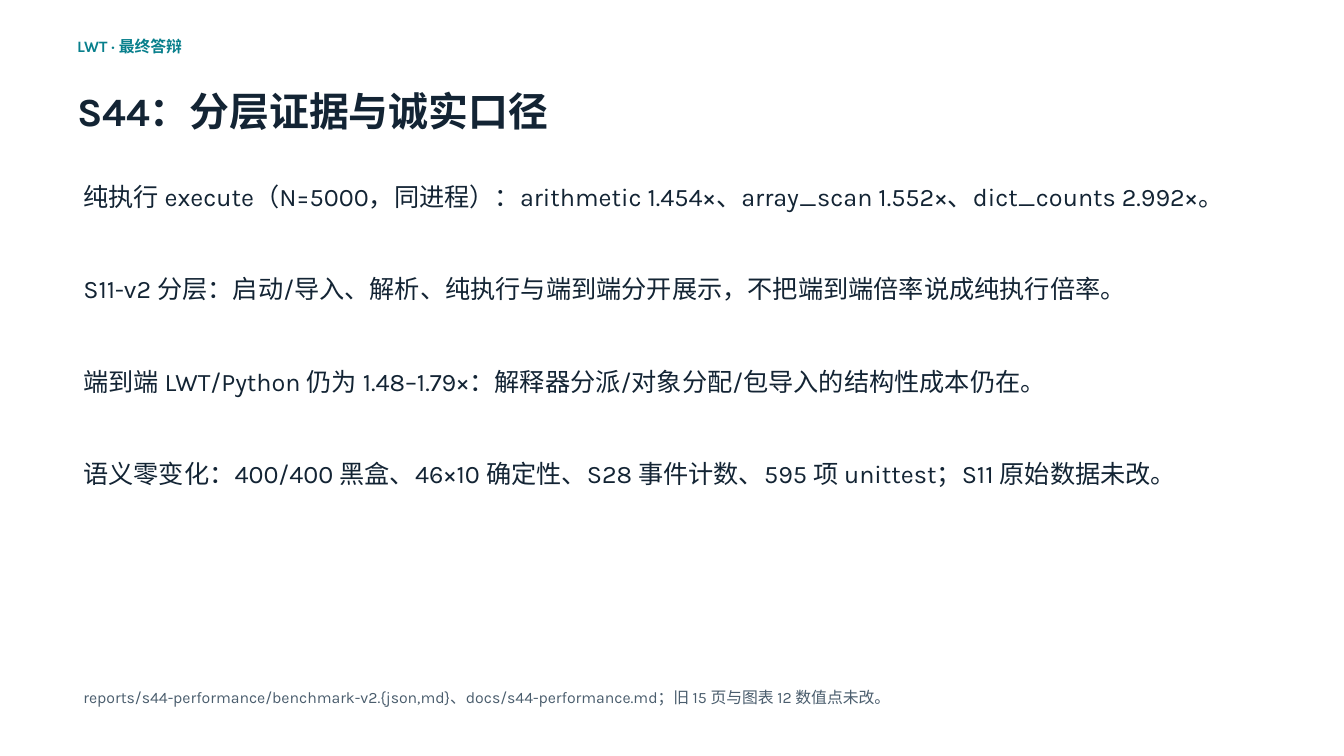
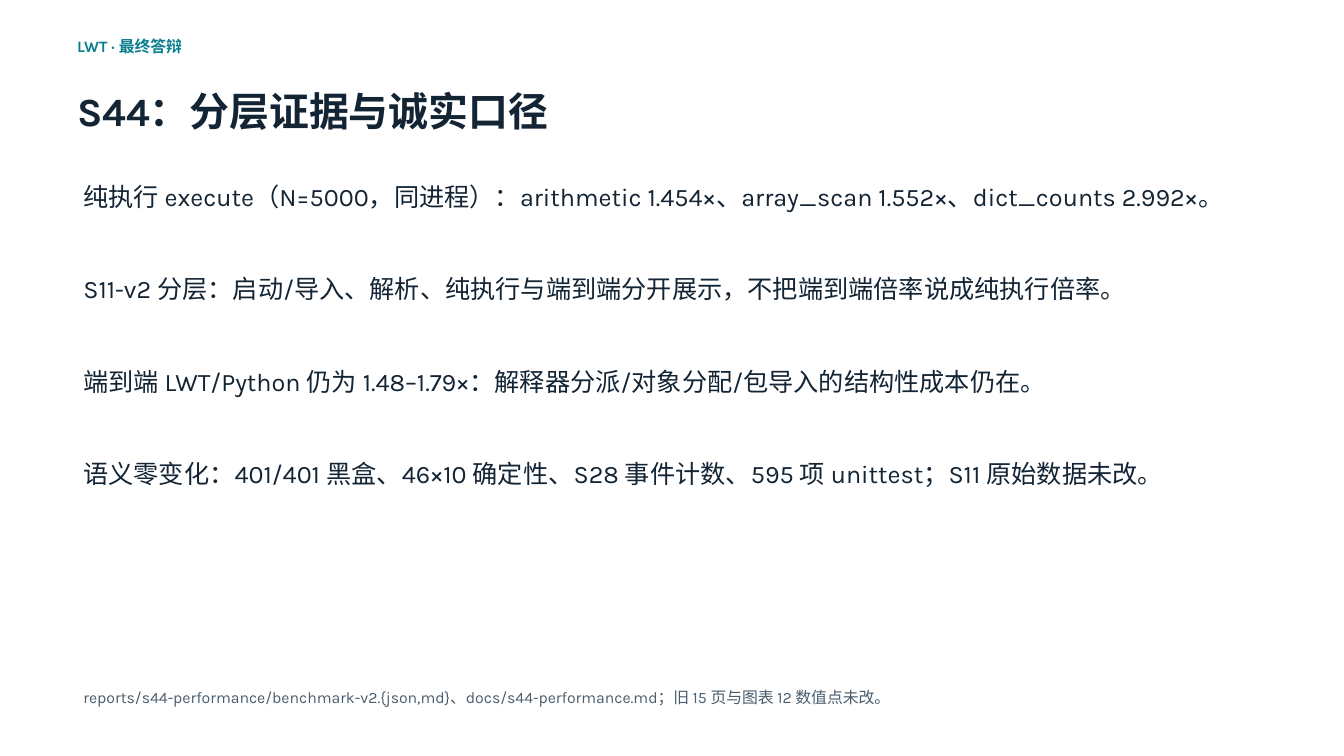
Before and after one commit to 05T1925/Interpreted-general-purpose-scripting-language-LWT, a slide deck: slide 17 of slides/LWT介绍.pptx. Drawn at 1344x756 pixels with LibreOffice and Linux fonts; fonts in the diff are those of the drawing. Boxes give left, top, right and bottom in pixels: in the first picture for what was removed or moved away, otherwise in the second. Text is boxed around its words. In the diff, an @@ line names an element or a change of style, - is before the commit and + after.

```diff
--- a/slides/LWT介绍.pptx
+++ b/slides/LWT介绍.pptx
@@ text at (x1=83, y1=461, x2=1162, y2=487): text changed @@
-语义零变化：400/400 黑盒、46×10 确定性、S28 事件计数、595 项 unittest；S11 原始数据未改。
+语义零变化：401/401 黑盒、46×10 确定性、S28 事件计数、595 项 unittest；S11 原始数据未改。
```
Also in this commit, not shown: 4 other slides changed, 37 other files.
